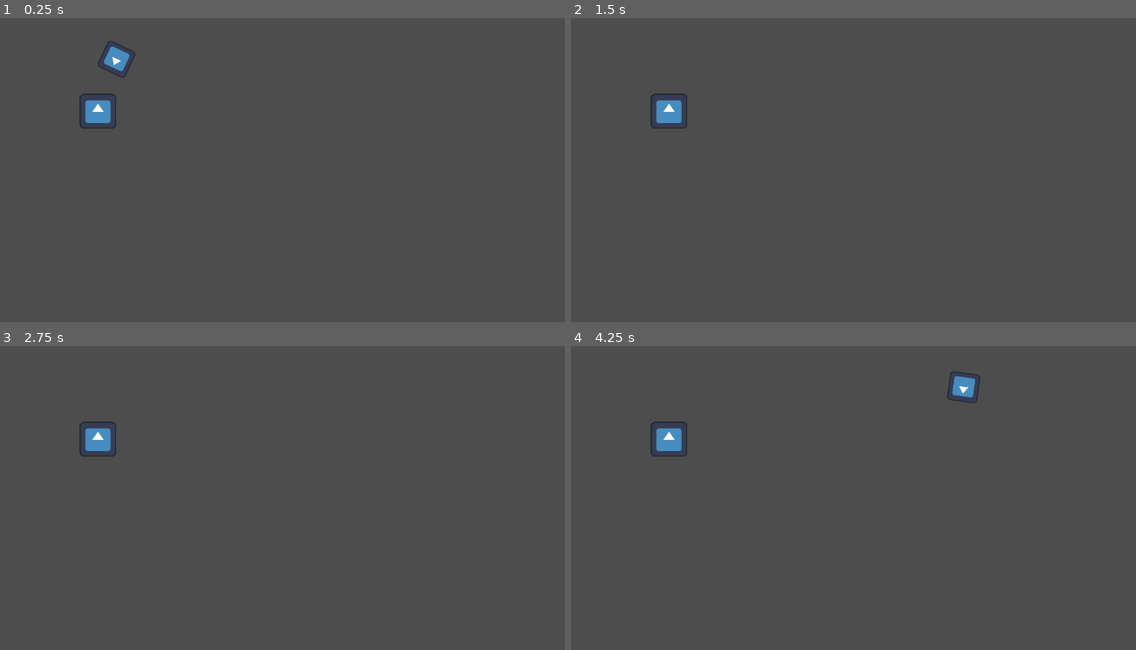
Above: before the commit, frames 1-4 (two rows, left to right).
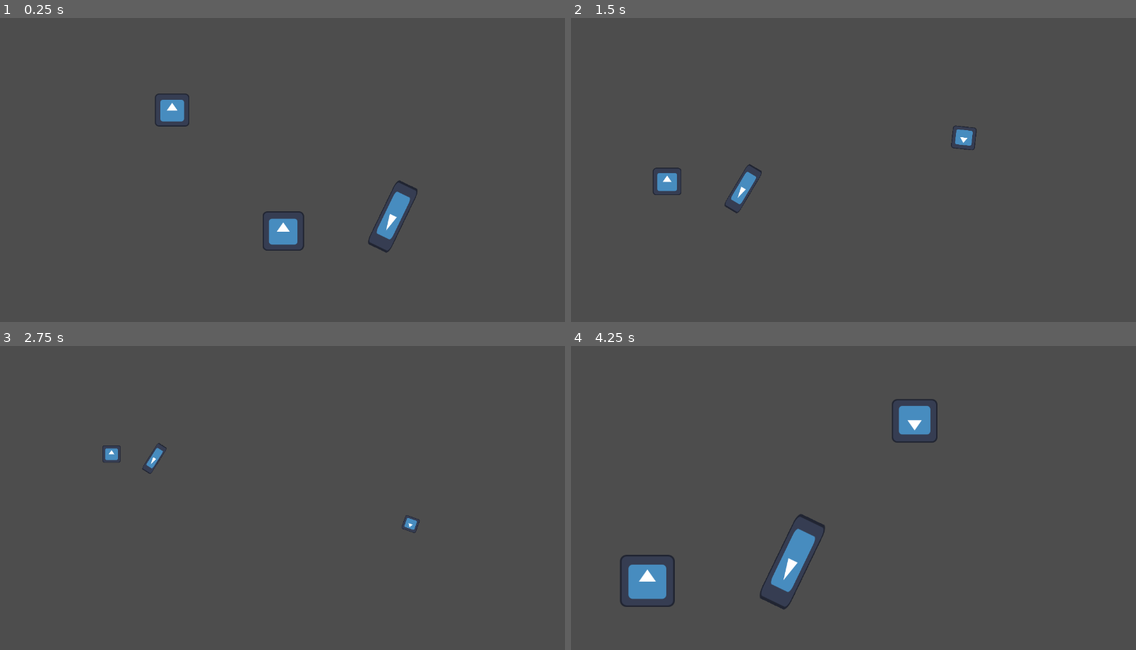
Above: after the commit, the same moments.

Repository: srabin/game_jam_controlled_chaos
Game: Godot game, scene res://world.tscn
Same seed, same stepped clock (60 frames per second), same inputs: the game is played once before the commit and once after it. The engine's default icon, where the game draws it, is replaced by a stand-in: a white triangle on a blue panel in a dark square.
Inputs (mouse positions are in pixels of both pictures, inside the frame that each line leads up to):
- Up to frame 1 (0.25 s): no input
- Up to frame 2 (1.5 s): tap Enter at 0.5 s; move the mouse to (977, 148) at 0.52 s; hold D (move_right) 0.53-1.28 s; tap Space (dash) at 0.6 s; tap K (move_down_2, bound only after the commit) at 0.8, 1.35 s; move the mouse to (740, 179) at 1.27 s; hold S (move_down) from 1.28 s (still down)
- Up to frame 3 (2.75 s): tap J (move_left_2, bound only after the commit) at 1.55, 2.1 s; move the mouse to (339, 422) at 2.02 s; release S (move_down) at 2.03 s; hold D (move_right) from 2.03 s (still down); tap L (move_right_2, bound only after the commit) at 2.3 s
- Up to frame 4 (4.25 s): move the mouse to (825, 555) at 2.77 s; release D (move_right) at 2.78 s; hold W (move_up) 2.78-3.53 s; tap L (move_right_2, bound only after the commit) at 2.85 s; tap I (move_up_2, bound only after the commit) at 3.05, 3.6 s; move the mouse to (1023, 537) at 3.52 s; hold A (move_left) from 3.53 s (still down); tap Space (dash) at 3.8 s

The runs differ from the first frame. In frame 1, 2.4% of the frame differs, in the area x 14-74%, y 7-78%; in frame 2, 1.2%; in frame 3, 0.7%; in frame 4, 3.5%, in the area x 8-73%, y 8-87%.

Commit message:
camera zoom and track

Diff:
--- /dev/null
+++ b/camera_2d.gd
@@ -0,0 +1,20 @@
+extends Camera2D
+
+@onready var player: CharacterBody2D = $"../Player"
+@onready var player_2: CharacterBody2D = $"../Player2"
+
+const CAMERA_SPEED = 150.0
+func _process(delta):
+	# Set camera position to be the center between the two players!
+	self.global_position = (player.global_position + player_2.global_position) * 0.5
+#
+	var zoom_factor_x = abs(player.global_position.x-player_2.global_position.x)
+	var zoom_factor_y = abs(player.global_position.y-player_2.global_position.y)
+
+	#TODO: tweak 500, as well as the upper/lower bounds of the zoomfactor
+	var max_zoom_factor = 500/max(zoom_factor_x, zoom_factor_y)
+
+	#print((max_zoom_factor))
+	var zoom_factor = clamp(max_zoom_factor, 0.5,1.5)
+#
+	self.zoom = Vector2(zoom_factor, zoom_factor)
--- a/environment/platform.gd
+++ b/environment/platform.gd
@@ -13,6 +13,8 @@
 
 func _on_timer_timeout():
 	#Can Add an if to skip this once minimum platform size is reached
+	# also can add a counter like timouts_till_start that'll allow us to have different behaviors at different stages of game
+	#ex: on first time out say "things are changing", on second timout "it's coming!", third timeout "things will start falling in 3.. 2... 1 .." etc.
 	var rect = self.get_used_rect()
 	var new_rect = rect.grow(-2)
 	print(rect)
--- /dev/null
+++ b/player_2.gd
@@ -0,0 +1,48 @@
+extends CharacterBody2D
+
+@onready var dash_length_timer = $DashLengthTimer
+var is_dashing = false
+
+const SPEED = 800.0
+const DASH_SPEED = SPEED * 5
+const DECELERATION_RATE = SPEED * 0.04
+const ACCELLERATION_RATE = SPEED * 0.18
+
+
+func _on_dash_length_timer_timeout() -> void:
+	is_dashing = false
+	#velocity.x = move_toward(velocity.x, 0, DECELERATION_RATE)
+	#velocity.y = move_toward(velocity.y, 0, DECELERATION_RATE)
+	#velocity.x = 0
+	#velocity.y = 0
+
+func _process(delta: float) -> void:
+	var horizontal = Input.get_axis("move_left_2", "move_right_2")
+	var vertical = Input.get_axis("move_up_2", "move_down_2")
+	look_at(Vector2(horizontal, vertical))
+
+func _physics_process(delta: float) -> void:
+	var horizontal := Input.get_axis("move_left_2", "move_right_2")
+	var vertical := Input.get_axis("move_up_2", "move_down_2")
+	var dash := Input.is_action_just_pressed("dash")
+
+	#if not is_dashing:
+	velocity.x = move_toward(velocity.x, horizontal * SPEED, ACCELLERATION_RATE)
+
+	#if not is_dashing:
+	velocity.y = move_toward(velocity.y, vertical * SPEED, ACCELLERATION_RATE)
+
+	if dash and not is_dashing:
+		#dash_length_timer.start()
+		#is_dashing = true
+		#var click_position = get_global_mouse_position()
+		#var target_position = (click_position - position).normalized()
+		#velocity = target_position * DASH_SPEED
+		velocity.x = horizontal * DASH_SPEED
+		velocity.y = vertical * DASH_SPEED
+
+	velocity.x = move_toward(velocity.x, 0, DECELERATION_RATE)
+	velocity.y = move_toward(velocity.y, 0, DECELERATION_RATE)
+
+
+	move_and_slide()
--- /dev/null
+++ b/player_2.tscn
@@ -0,0 +1,17 @@
+[gd_scene load_steps=4 format=3 uid="uid://daxo0laoojpos"]
+
+[ext_resource type="Script" uid="uid://bkocx0ri1uh8w" path="res://player_2.gd" id="1_8xjnt"]
+[ext_resource type="Texture2D" uid="uid://70e1ixpbfl1w" path="res://icon.svg" id="2_ufh5k"]
+
+[sub_resource type="RectangleShape2D" id="RectangleShape2D_fj7yv"]
+
+[node name="Player2" type="CharacterBody2D"]
+scale = Vector2(0.386021, 1.10821)
+script = ExtResource("1_8xjnt")
+
+[node name="Sprite2D" type="Sprite2D" parent="."]
+texture = ExtResource("2_ufh5k")
+
+[node name="CollisionShape2D" type="CollisionShape2D" parent="."]
+scale = Vector2(6.1273, 6.1273)
+shape = SubResource("RectangleShape2D_fj7yv")
--- a/project.godot
+++ b/project.godot
@@ -52,3 +52,23 @@
 , Object(InputEventJoypadButton,"resource_local_to_scene":false,"resource_name":"","device":-1,"button_index":0,"pressure":0.0,"pressed":true,"script":null)
 ]
 }
+move_left_2={
+"deadzone": 0.2,
+"events": [Object(InputEventKey,"resource_local_to_scene":false,"resource_name":"","device":-1,"window_id":0,"alt_pressed":false,"shift_pressed":false,"ctrl_pressed":false,"meta_pressed":false,"pressed":false,"keycode":0,"physical_keycode":74,"key_label":0,"unicode":106,"location":0,"echo":false,"script":null)
+]
+}
+move_right_2={
+"deadzone": 0.2,
+"events": [Object(InputEventKey,"resource_local_to_scene":false,"resource_name":"","device":-1,"window_id":0,"alt_pressed":false,"shift_pressed":false,"ctrl_pressed":false,"meta_pressed":false,"pressed":false,"keycode":0,"physical_keycode":76,"key_label":0,"unicode":108,"location":0,"echo":false,"script":null)
+]
+}
+move_up_2={
+"deadzone": 0.2,
+"events": [Object(InputEventKey,"resource_local_to_scene":false,"resource_name":"","device":-1,"window_id":0,"alt_pressed":false,"shift_pressed":false,"ctrl_pressed":false,"meta_pressed":false,"pressed":false,"keycode":0,"physical_keycode":73,"key_label":0,"unicode":105,"location":0,"echo":false,"script":null)
+]
+}
+move_down_2={
+"deadzone": 0.2,
+"events": [Object(InputEventKey,"resource_local_to_scene":false,"resource_name":"","device":-1,"window_id":0,"alt_pressed":false,"shift_pressed":false,"ctrl_pressed":false,"meta_pressed":false,"pressed":false,"keycode":0,"physical_keycode":75,"key_label":0,"unicode":107,"location":0,"echo":false,"script":null)
+]
+}
--- a/world.tscn
+++ b/world.tscn
@@ -1,15 +1,14 @@
-[gd_scene load_steps=4 format=3 uid="uid://bupbdiq2fg36y"]
+[gd_scene load_steps=6 format=3 uid="uid://bupbdiq2fg36y"]
 
 [ext_resource type="Texture2D" uid="uid://70e1ixpbfl1w" path="res://icon.svg" id="1_fj7yv"]
 [ext_resource type="PackedScene" uid="uid://bsfdmaon0snvi" path="res://player.tscn" id="2_tlwt5"]
+[ext_resource type="PackedScene" uid="uid://daxo0laoojpos" path="res://player_2.tscn" id="3_tlwt5"]
+[ext_resource type="Script" uid="uid://dj1cn2l0381ca" path="res://camera_2d.gd" id="4_aqk2v"]
 
 [sub_resource type="RectangleShape2D" id="RectangleShape2D_d5x1h"]
 size = Vector2(83, 78)
 
 [node name="World" type="Node2D"]
-
-[node name="CharacterBody2D" parent="." instance=ExtResource("2_tlwt5")]
-position = Vector2(264, 124)
 
 [node name="StaticBody2D" type="StaticBody2D" parent="."]
 position = Vector2(222, 242)
@@ -20,3 +19,12 @@
 
 [node name="CollisionShape2D" type="CollisionShape2D" parent="StaticBody2D"]
 shape = SubResource("RectangleShape2D_d5x1h")
+
+[node name="Player" parent="." instance=ExtResource("2_tlwt5")]
+
+[node name="Player2" parent="." instance=ExtResource("3_tlwt5")]
+position = Vector2(441, 213)
+scale = Vector2(0.386021, 1.10821)
+
+[node name="Camera2D" type="Camera2D" parent="."]
+script = ExtResource("4_aqk2v")
Not shown, added: camera_2d.gd.uid
Not shown, added: player_2.gd.uid
